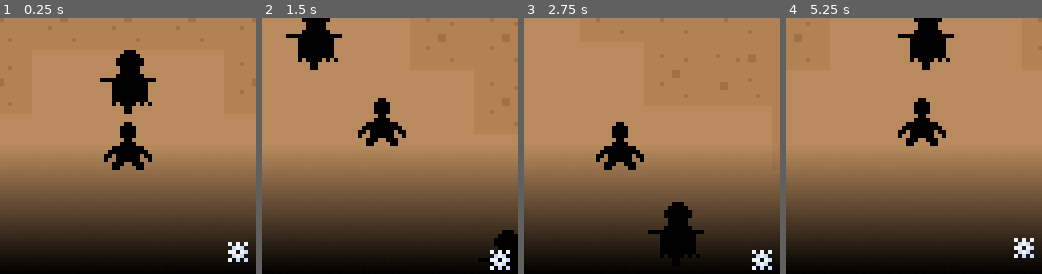
Above: before the commit, frames 1-4 (left to right).
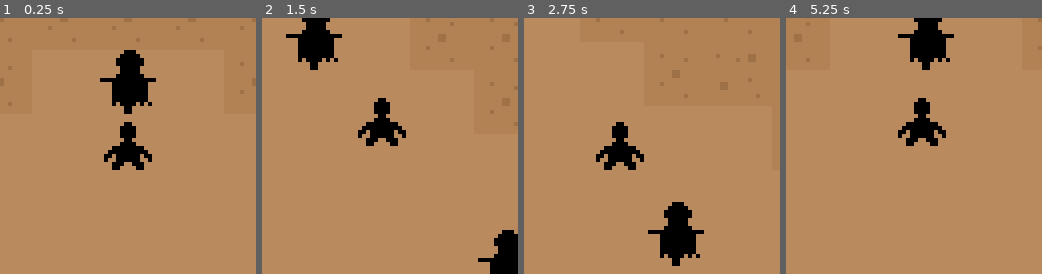
Above: after the commit, the same moments.

Repository: ItsSeaJay/LOWREZJAM2019
Game: Godot game, scene res://Game.tscn
Two runs of this game, one before a commit and one after it. Both use one fixed random seed, a clock stepped at 60 frames per second and the inputs below. Sound files missing from this copy of the repository are replaced by a short silence.
Inputs:
- Up to frame 1 (0.25 s): no input
- Up to frame 2 (1.5 s): hold Right (move_right) 0.53-1.28 s; hold Z (combat_aim) 0.53-1.28 s; hold Down (move_down) from 1.28 s (still down); tap X (combat_attack) at 1.35 s
- Up to frame 3 (2.75 s): release Down (move_down) at 2.03 s; hold Right (move_right) from 2.03 s (still down); hold Z (combat_aim) from 2.03 s (still down)
- Up to frame 4 (5.25 s): release Right (move_right) at 2.78 s; release Z (combat_aim) at 2.78 s; hold Up (move_up) 2.78-3.53 s; tap X (combat_attack) at 2.85, 4.35 s; hold Z (combat_aim) 3.53-4.28 s; hold Left (move_left) 3.53-5.03 s; hold Down (move_down) from 5.03 s (still down); hold Z (combat_aim) from 5.03 s (still down)

The runs differ from the first frame. In frame 1, 44% of the frame differs, in the area x 0-100%, y 56-100%; in frame 2, 42%; in frame 3, 41%; in frame 4, 44%.

Commit message:
Re-lay out the inventory screen to match the mockup drawing.

Diff:
--- a/godot/characters/player/Player.tscn
+++ b/godot/characters/player/Player.tscn
@@ -1,9 +1,8 @@
-[gd_scene load_steps=6 format=2]
+[gd_scene load_steps=5 format=2]
 
 [ext_resource path="res://characters/player/Player.gd" type="Script" id=1]
 [ext_resource path="res://characters/player/player.png" type="Texture" id=2]
 [ext_resource path="res://interface/inventory/Inventory.tscn" type="PackedScene" id=3]
-[ext_resource path="res://interface/dialogue/DialogueBox.tscn" type="PackedScene" id=4]
 
 [sub_resource type="CapsuleShape2D" id=1]
 radius = 3.69782
@@ -36,5 +35,3 @@
 visible = false
 
 [node name="Dialogue" type="CanvasLayer" parent="."]
-
-[node name="DialogueBox" parent="Dialogue" instance=ExtResource( 4 )]
--- a/godot/interface/inventory/Inventory.tscn
+++ b/godot/interface/inventory/Inventory.tscn
@@ -1,10 +1,15 @@
-[gd_scene load_steps=6 format=2]
+[gd_scene load_steps=8 format=2]
 
 [ext_resource path="res://interface/inventory/Inventory.gd" type="Script" id=1]
 [ext_resource path="res://interface/inventory/inventory_screen_mockup.png" type="Texture" id=2]
 [ext_resource path="res://interface/inventory/health/health_display001.png" type="Texture" id=3]
-[ext_resource path="res://interface/inventory/item/ikkle_mono.tres" type="DynamicFont" id=4]
-[ext_resource path="res://interface/inventory/item/item_background.png" type="Texture" id=5]
+[ext_resource path="res://fonts/ikkle.tres" type="DynamicFont" id=4]
+
+[sub_resource type="StyleBoxEmpty" id=1]
+
+[sub_resource type="StyleBoxEmpty" id=2]
+
+[sub_resource type="StyleBoxEmpty" id=3]
 
 [node name="Inventory" type="Control"]
 pause_mode = 2
@@ -31,67 +36,113 @@
 [node name="MarginContainer" type="MarginContainer" parent="."]
 anchor_right = 1.0
 anchor_bottom = 1.0
+custom_constants/margin_right = 4
+custom_constants/margin_top = 4
+custom_constants/margin_left = 4
+custom_constants/margin_bottom = 4
+
+[node name="PanelContainer" type="PanelContainer" parent="MarginContainer"]
 margin_left = 4.0
 margin_top = 4.0
-margin_right = -4.0
-margin_bottom = -4.0
-size_flags_horizontal = 0
-size_flags_vertical = 0
+margin_right = 60.0
+margin_bottom = 60.0
+size_flags_horizontal = 3
+size_flags_vertical = 3
+custom_styles/panel = SubResource( 1 )
 
-[node name="VBoxContainer" type="VBoxContainer" parent="MarginContainer"]
-margin_right = 164.0
-margin_bottom = 52.0
-size_flags_vertical = 0
+[node name="VBoxContainer" type="VBoxContainer" parent="MarginContainer/PanelContainer"]
+margin_right = 56.0
+margin_bottom = 56.0
+size_flags_horizontal = 3
 
-[node name="PrimaryContainer" type="HBoxContainer" parent="MarginContainer/VBoxContainer"]
+[node name="PrimaryContainer" type="HBoxContainer" parent="MarginContainer/PanelContainer/VBoxContainer"]
+margin_right = 56.0
+margin_bottom = 20.0
+
+[node name="VBoxContainer" type="VBoxContainer" parent="MarginContainer/PanelContainer/VBoxContainer/PrimaryContainer"]
 margin_right = 20.0
-margin_bottom = 28.0
-size_flags_horizontal = 0
+margin_bottom = 20.0
 
-[node name="StatusContainer" type="VBoxContainer" parent="MarginContainer/VBoxContainer/PrimaryContainer"]
-margin_right = 20.0
-margin_bottom = 28.0
-
-[node name="TextureRect" type="TextureRect" parent="MarginContainer/VBoxContainer/PrimaryContainer/StatusContainer"]
+[node name="TextureRect" type="TextureRect" parent="MarginContainer/PanelContainer/VBoxContainer/PrimaryContainer/VBoxContainer"]
 margin_right = 20.0
 margin_bottom = 20.0
 texture = ExtResource( 3 )
 
-[node name="Label" type="Label" parent="MarginContainer/VBoxContainer/PrimaryContainer/StatusContainer"]
-margin_top = 24.0
-margin_right = 20.0
-margin_bottom = 28.0
-custom_fonts/font = ExtResource( 4 )
-text = "None"
-autowrap = true
-
-[node name="CenterContainer" type="CenterContainer" parent="MarginContainer/VBoxContainer"]
-margin_top = 32.0
-margin_right = 56.0
-margin_bottom = 52.0
-size_flags_horizontal = 0
-
-[node name="TextureRect" type="TextureRect" parent="MarginContainer/VBoxContainer/CenterContainer"]
+[node name="PanelContainer" type="PanelContainer" parent="MarginContainer/PanelContainer/VBoxContainer/PrimaryContainer"]
+margin_left = 24.0
 margin_right = 56.0
 margin_bottom = 20.0
-texture = ExtResource( 5 )
+size_flags_horizontal = 3
+size_flags_vertical = 3
+custom_styles/panel = SubResource( 2 )
 
-[node name="HBoxContainer" type="HBoxContainer" parent="MarginContainer/VBoxContainer/CenterContainer"]
-margin_right = 40.0
-margin_bottom = 40.0
-size_flags_vertical = 0
+[node name="VBoxContainer" type="VBoxContainer" parent="MarginContainer/PanelContainer/VBoxContainer/PrimaryContainer/PanelContainer"]
+margin_right = 32.0
+margin_bottom = 20.0
 
-[node name="ScrollContainer" type="ScrollContainer" parent="MarginContainer/VBoxContainer/CenterContainer/HBoxContainer"]
-margin_right = 48.0
-margin_bottom = 40.0
+[node name="Label" type="Label" parent="MarginContainer/PanelContainer/VBoxContainer/PrimaryContainer/PanelContainer/VBoxContainer"]
+margin_right = 32.0
+margin_bottom = 3.0
+custom_fonts/font = ExtResource( 4 )
+text = "Use"
+
+[node name="Label2" type="Label" parent="MarginContainer/PanelContainer/VBoxContainer/PrimaryContainer/PanelContainer/VBoxContainer"]
+margin_top = 7.0
+margin_right = 32.0
+margin_bottom = 10.0
+custom_fonts/font = ExtResource( 4 )
+text = "Discard"
+
+[node name="SecondaryContainer" type="HBoxContainer" parent="MarginContainer/PanelContainer/VBoxContainer"]
+margin_top = 24.0
+margin_right = 56.0
+margin_bottom = 56.0
+size_flags_horizontal = 3
+size_flags_vertical = 3
+
+[node name="PanelContainer" type="PanelContainer" parent="MarginContainer/PanelContainer/VBoxContainer/SecondaryContainer"]
+margin_right = 56.0
+margin_bottom = 32.0
+size_flags_horizontal = 3
+custom_styles/panel = SubResource( 3 )
+
+[node name="ScrollContainer" type="ScrollContainer" parent="MarginContainer/PanelContainer/VBoxContainer/SecondaryContainer/PanelContainer"]
+margin_right = 56.0
+margin_bottom = 32.0
 scroll_horizontal_enabled = false
 
-[node name="VBoxContainer" type="VBoxContainer" parent="MarginContainer/VBoxContainer/CenterContainer/HBoxContainer/ScrollContainer"]
-margin_right = 48.0
-margin_bottom = 4.0
+[node name="VBoxContainer" type="VBoxContainer" parent="MarginContainer/PanelContainer/VBoxContainer/SecondaryContainer/PanelContainer/ScrollContainer"]
+margin_right = 44.0
+margin_bottom = 92.0
+size_flags_horizontal = 3
 
-[node name="Label" type="Label" parent="MarginContainer/VBoxContainer/CenterContainer/HBoxContainer/ScrollContainer/VBoxContainer"]
-margin_right = 48.0
-margin_bottom = 4.0
-custom_fonts/font = ExtResource( 4 )
-text = "unknown item"
+[node name="Button" type="Button" parent="MarginContainer/PanelContainer/VBoxContainer/SecondaryContainer/PanelContainer/ScrollContainer/VBoxContainer"]
+margin_right = 44.0
+margin_bottom = 20.0
+size_flags_horizontal = 3
+text = "item"
+align = 0
+
+[node name="Button2" type="Button" parent="MarginContainer/PanelContainer/VBoxContainer/SecondaryContainer/PanelContainer/ScrollContainer/VBoxContainer"]
+margin_top = 24.0
+margin_right = 44.0
+margin_bottom = 44.0
+size_flags_horizontal = 3
+text = "item"
+align = 0
+
+[node name="Button3" type="Button" parent="MarginContainer/PanelContainer/VBoxContainer/SecondaryContainer/PanelContainer/ScrollContainer/VBoxContainer"]
+margin_top = 48.0
+margin_right = 44.0
+margin_bottom = 68.0
+size_flags_horizontal = 3
+text = "item"
+align = 0
+
+[node name="Button4" type="Button" parent="MarginContainer/PanelContainer/VBoxContainer/SecondaryContainer/PanelContainer/ScrollContainer/VBoxContainer"]
+margin_top = 72.0
+margin_right = 44.0
+margin_bottom = 92.0
+size_flags_horizontal = 3
+text = "item"
+align = 0
